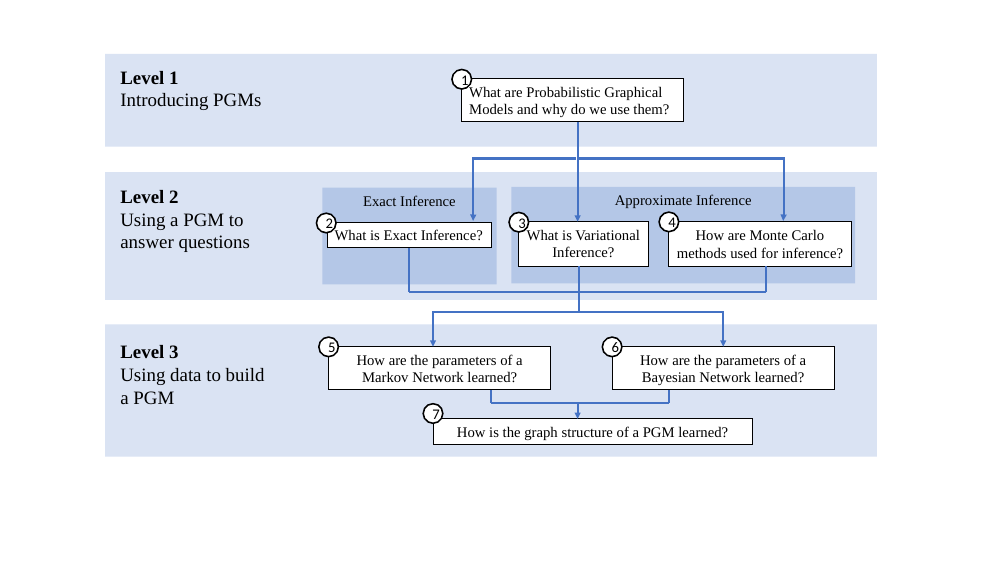
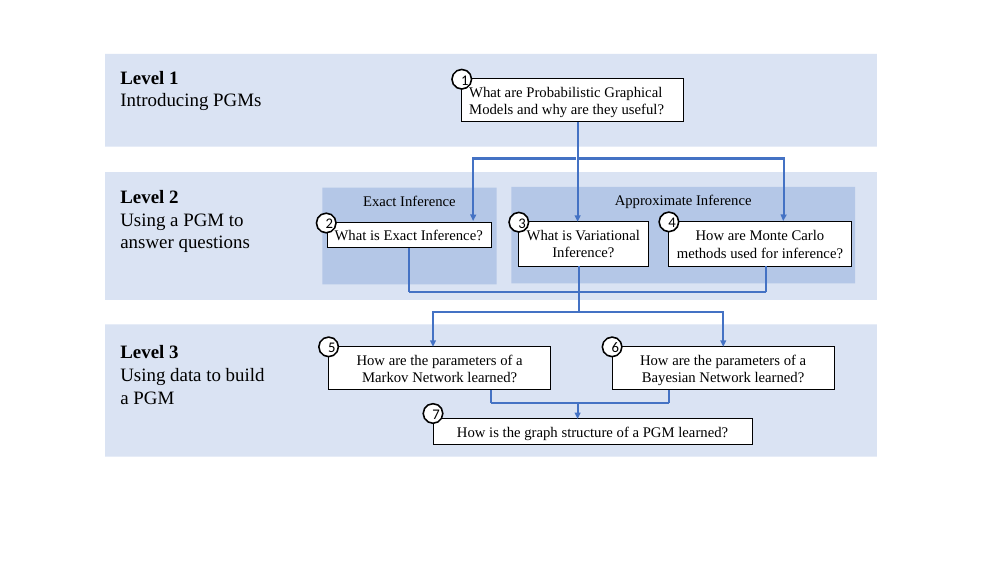
Before and after one commit to Duane321/QuoraNotebooks, a slide deck: slide 1 of ProbabilisticGraphicalModels/AnswerStructure.pptx. Drawn at 1008x567 pixels with LibreOffice and Linux fonts; fonts in the diff are those of the drawing. Boxes give left, top, right and bottom in pixels: in the first picture for what was removed or moved away, otherwise in the second. Text is boxed around its words. In the diff, an @@ line names an element or a change of style, - is before the commit and + after.

```diff
--- a/ProbabilisticGraphicalModels/AnswerStructure.pptx
+++ b/ProbabilisticGraphicalModels/AnswerStructure.pptx
@@ text in rectangle at <box>469,85,664,117</box>: text changed @@
-What are Probabilistic Graphical Models and why do we use them?
+What are Probabilistic Graphical Models and why are they useful?
```
Also in this commit, not shown: 19 other files.
